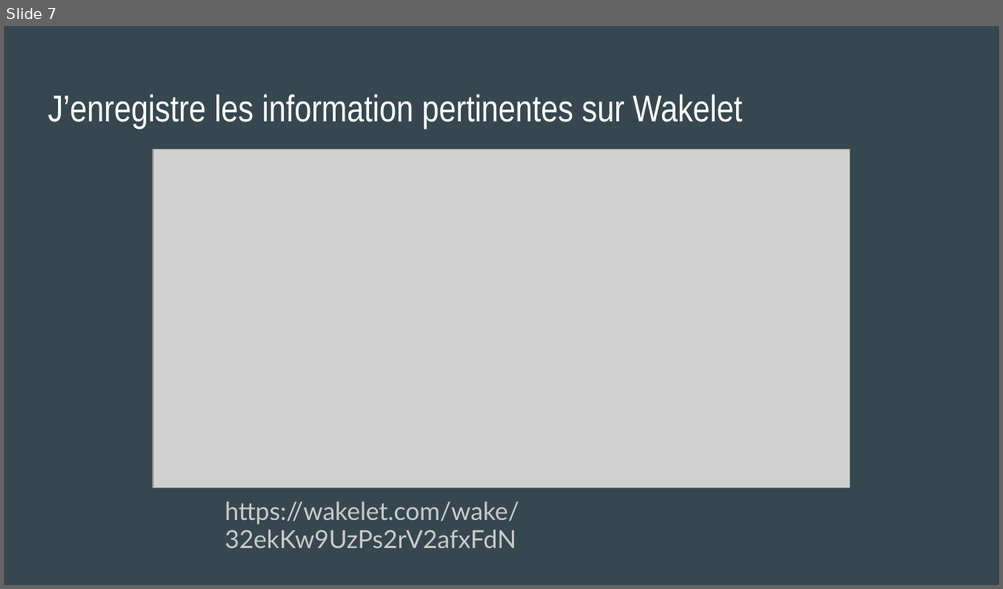
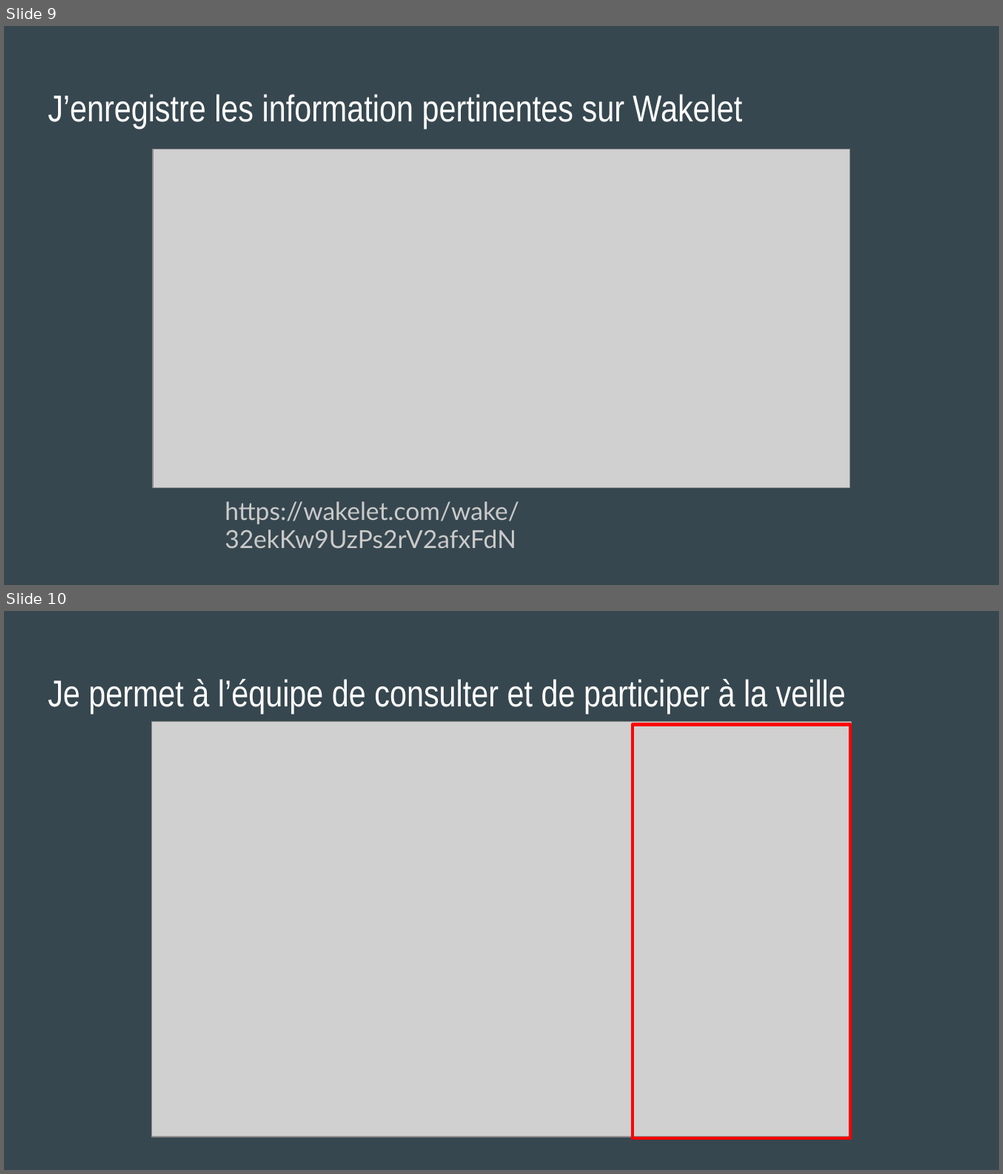
Before and after one commit to Kaazell/P4-2024, a slide deck: Veille technologique.pptx. Shown one above the other, each under a label of ours: slide 7 before the commit, slides 9 and 10 after it. The pictures are 1003x589 and 1003x1174 pixels, drawn with LibreOffice and Linux fonts; fonts in the diff are those of the drawing; grey boxes stand for pictures. Boxes give left, top, right and bottom in pixels: in the first picture for what was removed or moved away, otherwise in the second. Text is boxed around its words. In the diff, an @@ line names an element or a change of style, - is before the commit and + after.

```diff
--- a/Veille technologique.pptx
+++ b/Veille technologique.pptx
@@ slide 10 added at [4, 611, 999, 1170], background #37474F @@
@@ title added at [48, 679, 845, 714], 27 pt, text #FFFFFF @@
+Je permet à l’équipe de consulter et de participer à la veille
@@ picture added at [152, 721, 851, 1137] @@
@@ rectangle added at [632, 724, 849, 1138], outline #FF0000 2.25 pt @@
@@ what was slide 7 is now slide 9 @@
```
Also in this commit, not shown: 4 other files.
